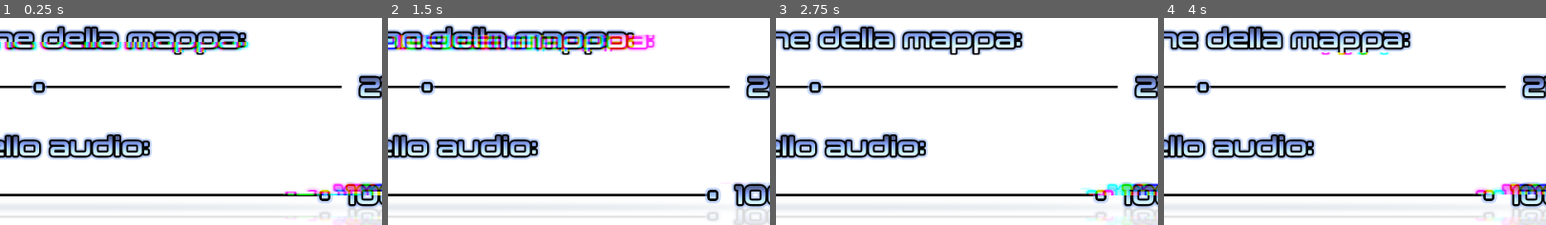
Above: before the commit, frames 1-4 (left to right).
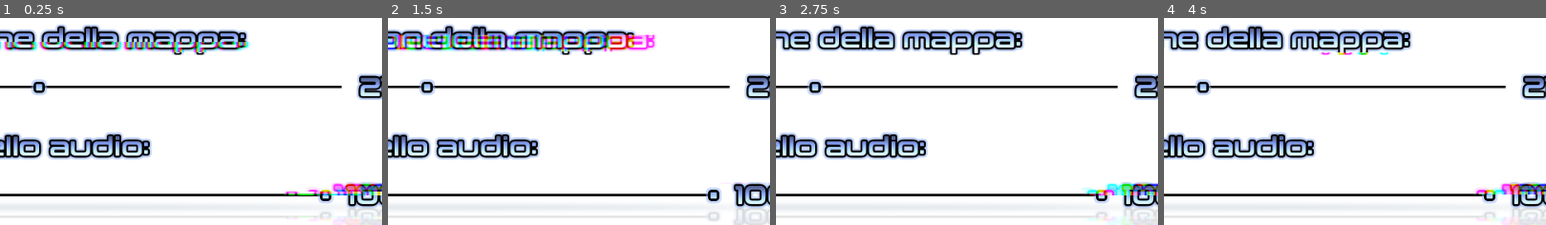
Above: after the commit, the same moments.

Repository: DomestiqueBaston/ERRORE_404_SPRINT_NON_TROVATO
Game: Godot game, scene res://SCENE_AND_SCRIPT/Settings.tscn
Two runs of this game, one before a commit and one after it. Both use one fixed random seed, a clock stepped at 60 frames per second and the inputs below. The project has no main scene, so this scene is started directly.
Inputs:
- Up to frame 1 (0.25 s): no input
- Up to frame 2 (1.5 s): hold Right (ui_right) 0.53-1.28 s; hold Down (ui_down) from 1.28 s (still down)
- Up to frame 3 (2.75 s): release Down (ui_down) at 2.03 s; hold Right (ui_right) from 2.03 s (still down)
- Up to frame 4 (4 s): release Right (ui_right) at 2.78 s; hold Up (ui_up) 2.78-3.53 s; hold Left (ui_left) from 3.53 s (still down)
The pictures show only the part of the screen within x 44-94%, y 23-73%; the shares and areas given below are measured in that part.

The runs differ from the first frame. In frame 1, 0.2% of the frame differs, in the area x 74-98%, y 82-97%; in frame 2, 0.1%; in frame 3, 0.1%; in frame 4, 0.1%.

Commit message:
Nano update

Diff:
--- a/SCENE_AND_SCRIPT/Settings.tscn
+++ b/SCENE_AND_SCRIPT/Settings.tscn
@@ -6,6 +6,7 @@
 [ext_resource type="Shader" uid="uid://b3kqhgudkng41" path="res://SHADER/Screen_Glitch.gdshader" id="3_cgbcj"]
 [ext_resource type="Texture2D" uid="uid://csnhbg2y348b7" path="res://IMAGE/MISC/Settings_Gradients.png" id="3_picqc"]
 [ext_resource type="AudioStream" uid="uid://cvgaul6skmor6" path="res://SOUND/FX/Crackling_Noise_E.ogg" id="3_sobyg"]
+[ext_resource type="Texture2D" uid="uid://pypr1mgwq0et" path="res://IMAGE/MISC/Settings_Cursor_Light.png" id="4_2k1s1"]
 [ext_resource type="Script" uid="uid://clccpnapl4u45" path="res://SCENE_AND_SCRIPT/Settings_Glitches.gd" id="4_07jpc"]
 [ext_resource type="AudioStream" uid="uid://pbns42nc8phb" path="res://SOUND/FX/Crackling_Noise_D.ogg" id="5_a50p4"]
 [ext_resource type="Shader" uid="uid://rfstm5ejtwi3" path="res://SHADER/Reflection.gdshader" id="8_shryd"]
@@ -161,6 +162,14 @@
 [node name="Settings" type="Node2D"]
 metadata/_edit_lock_ = true
 
+[node name="ATTENTION" type="Label" parent="."]
+offset_top = -66.0
+offset_right = 921.0
+offset_bottom = -17.0
+text = "Il faudra penser à connecter les curseurs aussi aux manettes. Haut et bas pour passer d'un curseur à l'autre et droite et
+gauche pour changer les valeurs."
+metadata/_edit_lock_ = true
+
 [node name="Impostazioni" type="Control" parent="."]
 layout_mode = 3
 anchors_preset = 0
@@ -334,12 +343,12 @@
 
 [node name="HSlider_Map" type="HSlider" parent="Impostazioni"]
 layout_mode = 0
-offset_left = 90.0
+offset_left = 89.0
 offset_top = 211.0
-offset_right = 858.0
+offset_right = 859.0
 offset_bottom = 238.0
 theme_override_icons/grabber = ExtResource("2_07jpc")
-theme_override_icons/grabber_highlight = ExtResource("2_07jpc")
+theme_override_icons/grabber_highlight = ExtResource("4_2k1s1")
 theme_override_icons/grabber_disabled = ExtResource("2_07jpc")
 theme_override_styles/slider = SubResource("StyleBoxEmpty_picqc")
 min_value = 9.0
@@ -350,12 +359,12 @@
 
 [node name="HSlider_Audio" type="HSlider" parent="Impostazioni"]
 layout_mode = 0
-offset_left = 75.0
+offset_left = 74.0
 offset_top = 347.0
-offset_right = 843.0
+offset_right = 844.0
 offset_bottom = 374.0
 theme_override_icons/grabber = ExtResource("2_07jpc")
-theme_override_icons/grabber_highlight = ExtResource("2_07jpc")
+theme_override_icons/grabber_highlight = ExtResource("4_2k1s1")
 theme_override_icons/grabber_disabled = ExtResource("2_07jpc")
 theme_override_styles/slider = SubResource("StyleBoxEmpty_picqc")
 value = 100.0
Binary file added: IMAGE/MISC/Settings_Cursor_Light.png
Not shown, added: IMAGE/MISC/Settings_Cursor_Light.png.import
Not shown: 1 places in SCENE_AND_SCRIPT/Settings.tscn that only renumber resources
